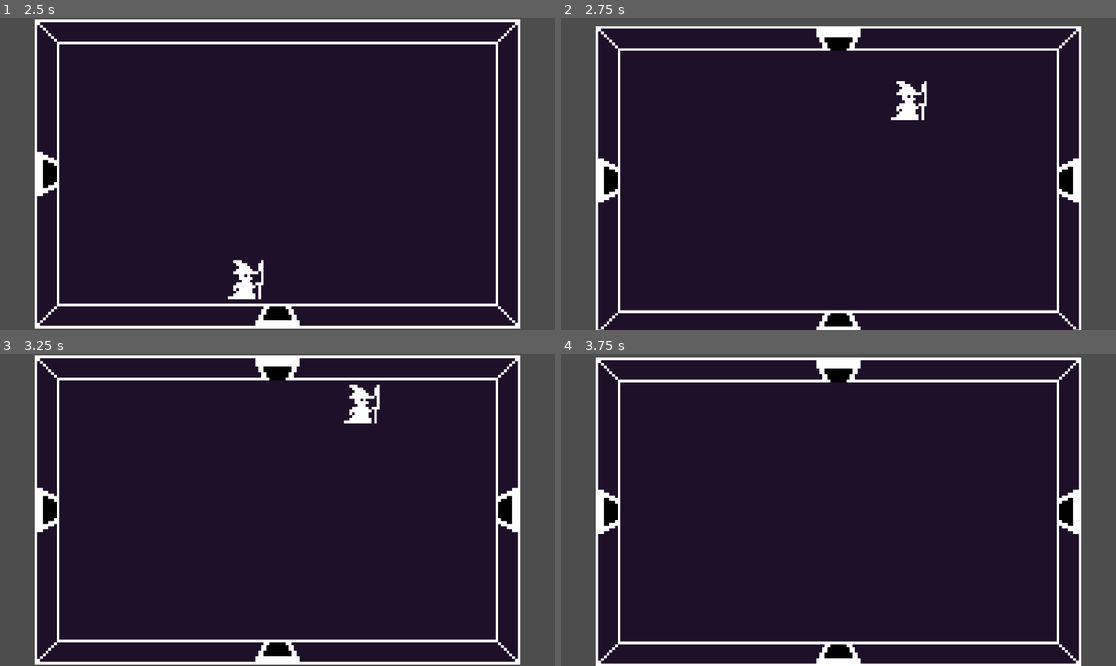
Above: before the commit, frames 1-4 (two rows, left to right).
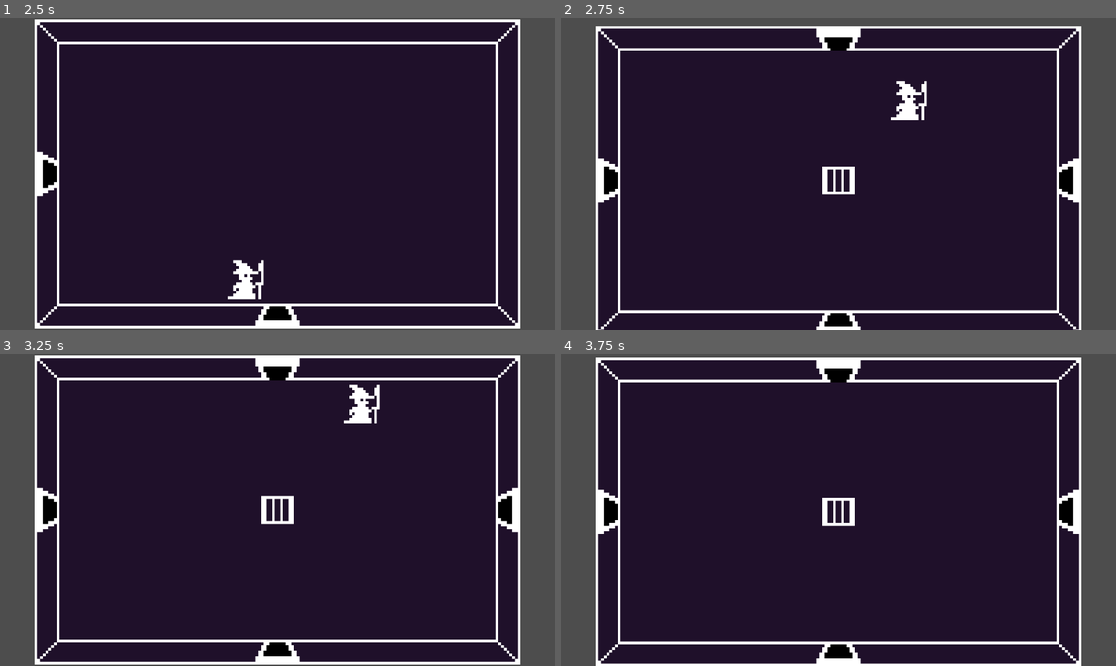
Above: after the commit, the same moments.

Repository: FixelDev/true-philosophers-stone
Game: Godot game, scene res://scenes/dungeon/dungeon.tscn
Two runs of this game, one before a commit and one after it. Both use one fixed random seed, a clock stepped at 60 frames per second and the inputs below. This scene is started directly instead of the project's main scene.
Inputs (mouse positions are in pixels of both pictures, inside the frame that each line leads up to):
- Up to frame 1 (2.5 s): tap Enter at 0.5 s; move the mouse to (399, 158) at 0.52 s; hold D (right) 0.53-1.28 s; click (399, 158) at 0.6 s; move the mouse to (166, 189) at 1.27 s; hold S (down) 1.28-2.03 s; tap Mouse wheel down (change_spell_down) at 1.35 s; tap Space at 2 s; move the mouse to (333, 105) at 2.02 s; hold D (right) from 2.03 s (still down); tap Mouse wheel up (change_spell_up) at 2.1 s
- Up to frame 2 (2.75 s): keep holding D (right)
- Up to frame 3 (3.25 s): move the mouse to (249, 572) at 2.77 s; release D (right) at 2.78 s; hold W (up) from 2.78 s (still down); click (249, 572) at 2.85 s
- Up to frame 4 (3.75 s): tap Enter at 3.5 s; move the mouse to (1005, 556) at 3.52 s; release W (up) at 3.53 s; hold A (left) from 3.53 s (still down); tap Mouse wheel down (change_spell_down) at 3.6 s

Frame 1 is identical in both runs. In frame 2, 0.3% of the frame differs, in the area x 47-53%, y 47-57%; in frame 3, 0.3%, in the area x 47-53%, y 45-55%; in frame 4, 0.3%.

Commit message:
Added basic enemy and foundations of enemy composition - movement

Diff:
--- /dev/null
+++ b/movement_towards_player.gd
@@ -0,0 +1,5 @@
+extends Movement
+
+
+func move() -> void:
+	character_body.velocity = (player.global_position - character_body.global_position).normalized() * 20
--- a/scenes/dungeon/dungeon.tscn
+++ b/scenes/dungeon/dungeon.tscn
@@ -15,7 +15,8 @@
 script = ExtResource("1_wky1k")
 dungeon_width = 10
 dungeon_height = 10
-rooms_amount = 15
+max_rooms_amount = 18
+min_rooms_amount = 10
 chances_of_ending_branch = 0.6
 room_scene = ExtResource("2_lwc1g")
 
--- a/scenes/dungeon/dungeon_spawner.gd
+++ b/scenes/dungeon/dungeon_spawner.gd
@@ -6,7 +6,8 @@
 
 @export var dungeon_width: int
 @export var dungeon_height: int
-@export var rooms_amount: int
+@export var max_rooms_amount: int
+@export var min_rooms_amount: int
 @export var chances_of_ending_branch: float
 @export var room_scene: PackedScene
 @export var player: Player
@@ -14,9 +15,10 @@
 signal generation_finished(dungeon_spawner: DungeonSpawner)
 
 var grid: Grid
-
+var rooms_amount
 
 func _ready() -> void:
+	rooms_amount = randi_range(min_rooms_amount, max_rooms_amount)
 	grid = Grid.new(dungeon_width, dungeon_height)
 
 	place_rooms_on_grid()
@@ -55,7 +57,7 @@
 		if generated_rooms >= (rooms_amount - 1):
 			break
 
-	grid.rooms[randi_range(7, grid.rooms.size() - 1)].set_as_exit_room()
+	grid.rooms[randi_range(rooms_amount - 5, grid.rooms.size() - 1)].set_as_exit_room()
 
 func get_next_position(origin_position: Vector2) -> Vector2:
 	var direction: Vector2 = Globals.DIRECTIONS.pick_random()
--- /dev/null
+++ b/scenes/entities/enemy/enemy.gd
@@ -0,0 +1,12 @@
+extends CharacterBody2D
+
+@export var movement: Movement
+
+
+func _ready() -> void:
+	movement.set_character_body(self)
+
+
+func _process(delta) -> void:
+	movement.move()
+	move_and_slide()
--- /dev/null
+++ b/scenes/entities/enemy/enemy.tscn
@@ -0,0 +1,22 @@
+[gd_scene load_steps=5 format=3 uid="uid://bgvjwrg1ad15l"]
+
+[ext_resource type="Script" path="res://scenes/entities/enemy/enemy.gd" id="1_kocwd"]
+[ext_resource type="Texture2D" uid="uid://degodfcv1ifxt" path="res://scenes/entities/enemies_spritesheet.png" id="1_lvnlt"]
+[ext_resource type="PackedScene" uid="uid://o162ixew07fg" path="res://scenes/entities/movement/movement_towards_player.tscn" id="3_7jeic"]
+
+[sub_resource type="CircleShape2D" id="CircleShape2D_yc8bg"]
+radius = 8.06226
+
+[node name="Enemy" type="CharacterBody2D" node_paths=PackedStringArray("movement")]
+script = ExtResource("1_kocwd")
+movement = NodePath("MovementTowardsPlayer")
+
+[node name="Sprite2D" type="Sprite2D" parent="."]
+texture = ExtResource("1_lvnlt")
+region_enabled = true
+region_rect = Rect2(0, 0, 16, 16)
+
+[node name="Hitbox" type="CollisionShape2D" parent="."]
+shape = SubResource("CircleShape2D_yc8bg")
+
+[node name="MovementTowardsPlayer" parent="." instance=ExtResource("3_7jeic")]
--- /dev/null
+++ b/scenes/entities/movement/movement.gd
@@ -0,0 +1,17 @@
+extends Node2D
+
+class_name Movement
+
+var character_body: CharacterBody2D
+var player: Player
+
+func _ready() -> void:
+	player = get_tree().get_nodes_in_group("Player")[0]
+
+
+func set_character_body(character_body: CharacterBody2D) -> void:
+	self.character_body = character_body
+
+
+func move() -> void:
+	pass
--- /dev/null
+++ b/scenes/entities/movement/movement_towards_player.tscn
@@ -0,0 +1,6 @@
+[gd_scene load_steps=2 format=3 uid="uid://o162ixew07fg"]
+
+[ext_resource type="Script" path="res://movement_towards_player.gd" id="1_6gv0d"]
+
+[node name="MovementTowardsPlayer" type="Node2D"]
+script = ExtResource("1_6gv0d")
--- a/scenes/entities/player/player.tscn
+++ b/scenes/entities/player/player.tscn
@@ -9,7 +9,7 @@
 [sub_resource type="CircleShape2D" id="CircleShape2D_y3jfr"]
 radius = 8.60233
 
-[node name="Player" type="CharacterBody2D"]
+[node name="Player" type="CharacterBody2D" groups=["Player"]]
 collision_mask = 30
 script = ExtResource("1_y5i55")
 
--- a/scenes/starting_level.tscn
+++ b/scenes/starting_level.tscn
@@ -8,6 +8,7 @@
 [ext_resource type="PackedScene" uid="uid://cososf1t7dm8" path="res://scenes/cauldron/cauldron.tscn" id="5_2nha2"]
 [ext_resource type="PackedScene" uid="uid://dumbs7gggw1ky" path="res://scenes/spellbook_station/spellbook_station.tscn" id="6_bpalt"]
 [ext_resource type="PackedScene" uid="uid://ct8oxdkwglt51" path="res://scenes/dungeon/entrance_dungeon.tscn" id="8_wfy77"]
+[ext_resource type="PackedScene" uid="uid://bgvjwrg1ad15l" path="res://scenes/entities/enemy/enemy.tscn" id="9_fyqkh"]
 
 [node name="StartingLevel" type="Node2D" node_paths=PackedStringArray("entrance_shop")]
 script = ExtResource("1_1y7ye")
@@ -33,6 +34,9 @@
 [node name="EntranceDungeon" parent="." instance=ExtResource("8_wfy77")]
 position = Vector2(418, 323)
 
+[node name="Enemy" parent="." instance=ExtResource("9_fyqkh")]
+position = Vector2(489, 424)
+
 [connection signal="body_entered" from="EntranceShop" to="EntranceShop" method="_on_body_entered"]
 [connection signal="body_entered" from="EntranceCauldron" to="EntranceCauldron" method="_on_body_entered"]
 [connection signal="body_entered" from="EntranceSpellbookStation" to="EntranceSpellbookStation" method="_on_body_entered"]
Binary file added: scenes/entities/enemies_spritesheet.aseprite
Binary file added: scenes/entities/enemies_spritesheet.png
Not shown, added: scenes/entities/enemies_spritesheet.png.import
Not shown: 1 places in scenes/starting_level.tscn that only renumber resources
